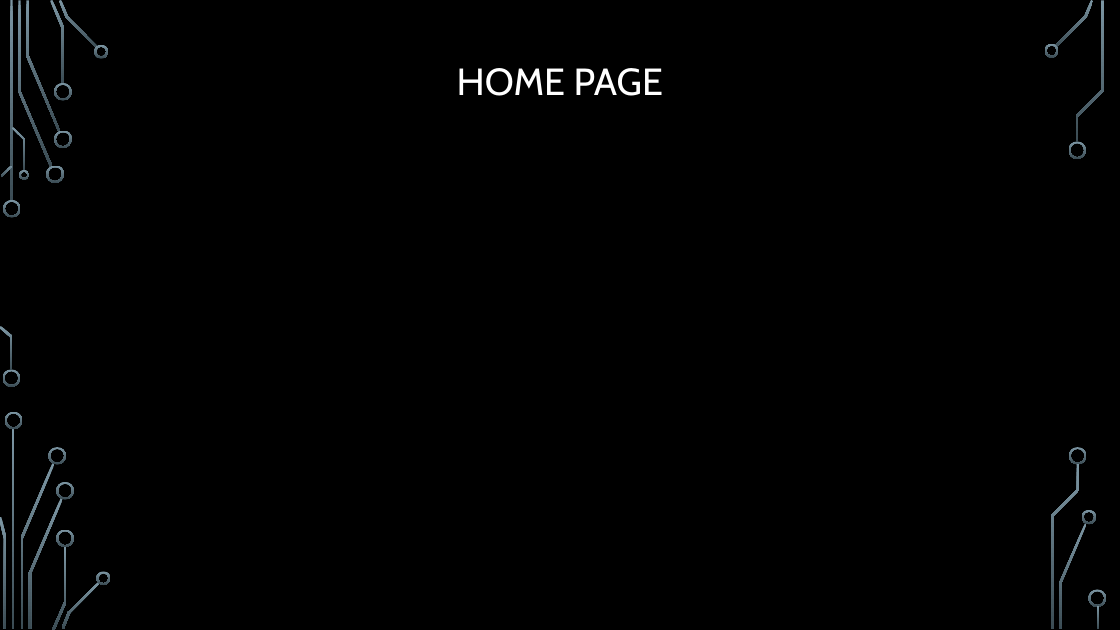
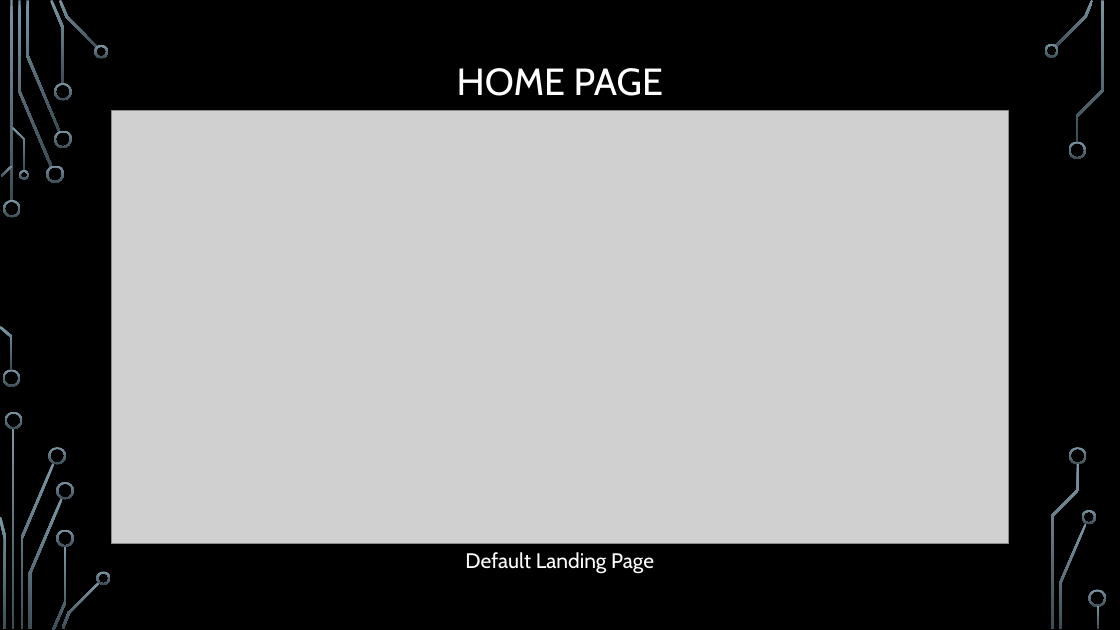
Before and after one commit to alittleton98/COMP-353-Project---Expense-Tracker, a slide deck: slide 7 of documentation/353FinalPresentation.pptx. Drawn at 1120x630 pixels with LibreOffice and Linux fonts; fonts in the diff are those of the drawing; grey boxes stand for pictures; background and template pictures are left out. Boxes give left, top, right and bottom in pixels: in the first picture for what was removed or moved away, otherwise in the second. Text is boxed around its words. In the diff, an @@ line names an element or a change of style, - is before the commit and + after.

```diff
--- a/documentation/353FinalPresentation.pptx
+++ b/documentation/353FinalPresentation.pptx
@@ picture added at bbox=[112, 111, 1009, 544] @@
@@ text added at bbox=[465, 552, 654, 574], 18 pt, text #FFFFFF @@
+Default Landing Page
```
Also in this commit, not shown: 2 other slides changed, 2 slides added, 3 slides removed, 2 other files.
